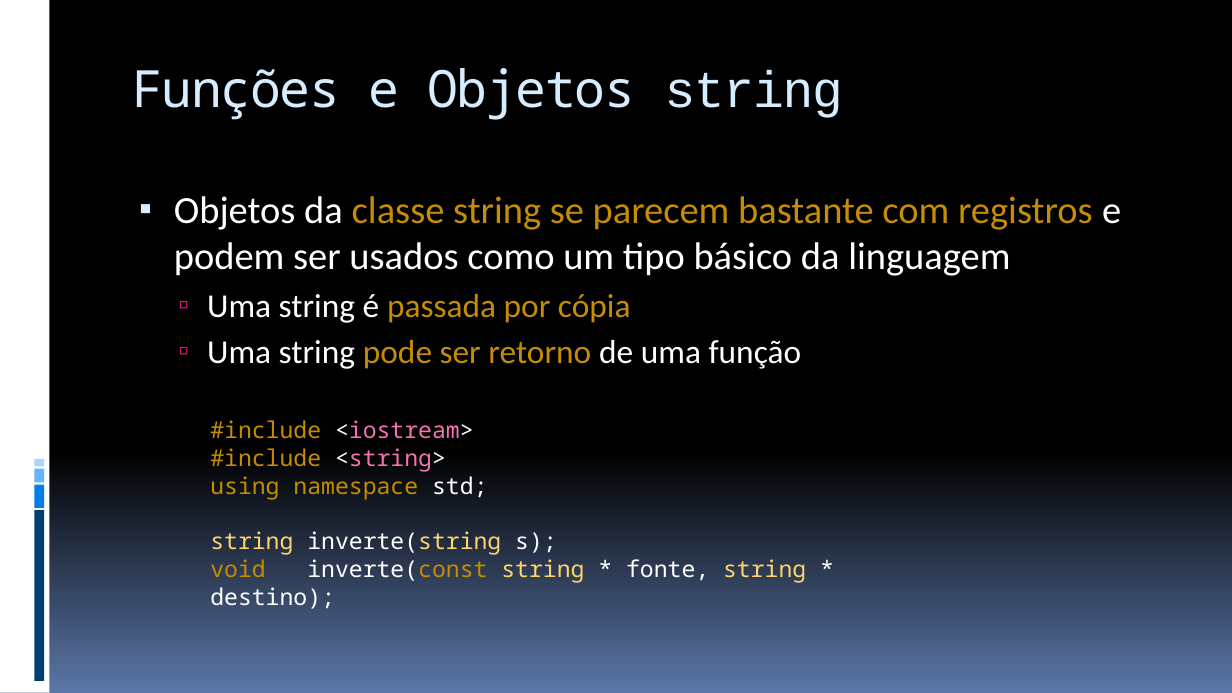
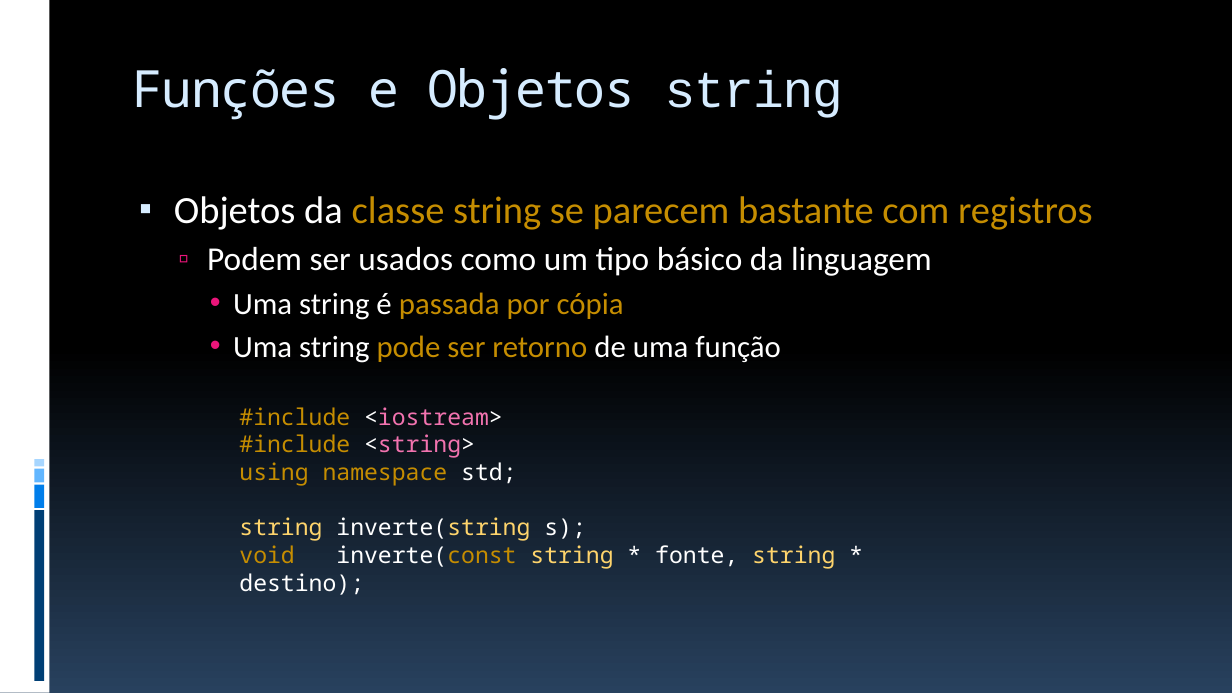
Before and after one commit to JudsonSS/ProgComp, a slide deck: slide 29 of Slides/26. Funções com Strings e Registros.pptx. Drawn at 1232x693 pixels with LibreOffice and Linux fonts; fonts in the diff are those of the drawing. Boxes give left, top, right and bottom in pixels: in the first picture for what was removed or moved away, otherwise in the second. Text is boxed around its words. In the diff, an @@ line names an element or a change of style, - is before the commit and + after.

```diff
--- a/Slides/26. Funções com Strings e Registros.pptx
+++ b/Slides/26. Funções com Strings e Registros.pptx
@@ background gradient #000000 to #5B77A8 to gradient #000000 to #28415E @@
@@ text at box(174, 196, 1093, 276): text changed @@
-▪ Objetos da classe string se parecem bastante com registros e podem ser usados como um tipo básico da linguagem
+▪ Objetos da classe string se parecem bastante com registros
+  ▫ Podem ser usados como um tipo básico da linguagem
@@ text at box(233, 292, 781, 363): size 26 to 24 pt in "Uma string é passada por cópia", "Uma string pode ser retorno de uma ..."; bullet ▫ to •; list level 2 to 3 in "Uma string é passada por ..."; list level 2 to 3 in "Uma string pode ser retorno ..." @@
@@ text "#include <iostream>": place and size @@
-text "#include <iostream>" at box(210, 420, 806, 583)
+text "#include <iostream>" at box(239, 407, 835, 569)
```
Also in this commit, not shown: 31 other slides changed, 9 other files.
